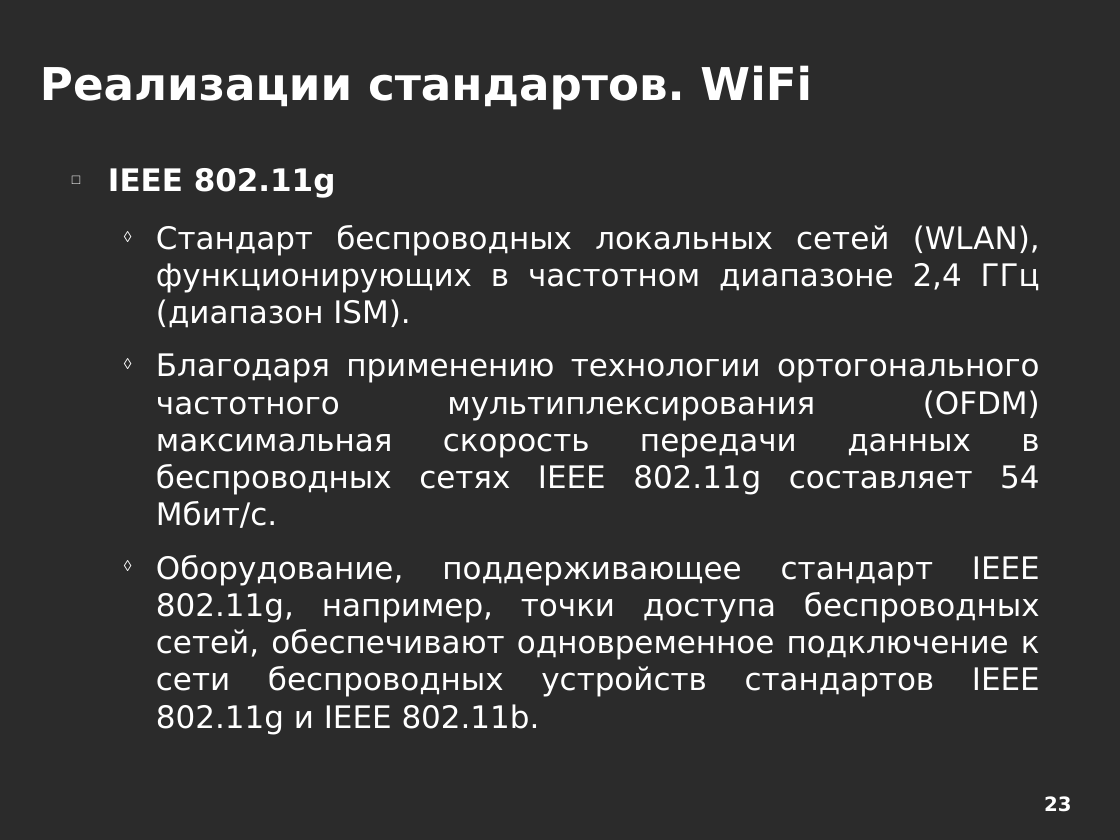
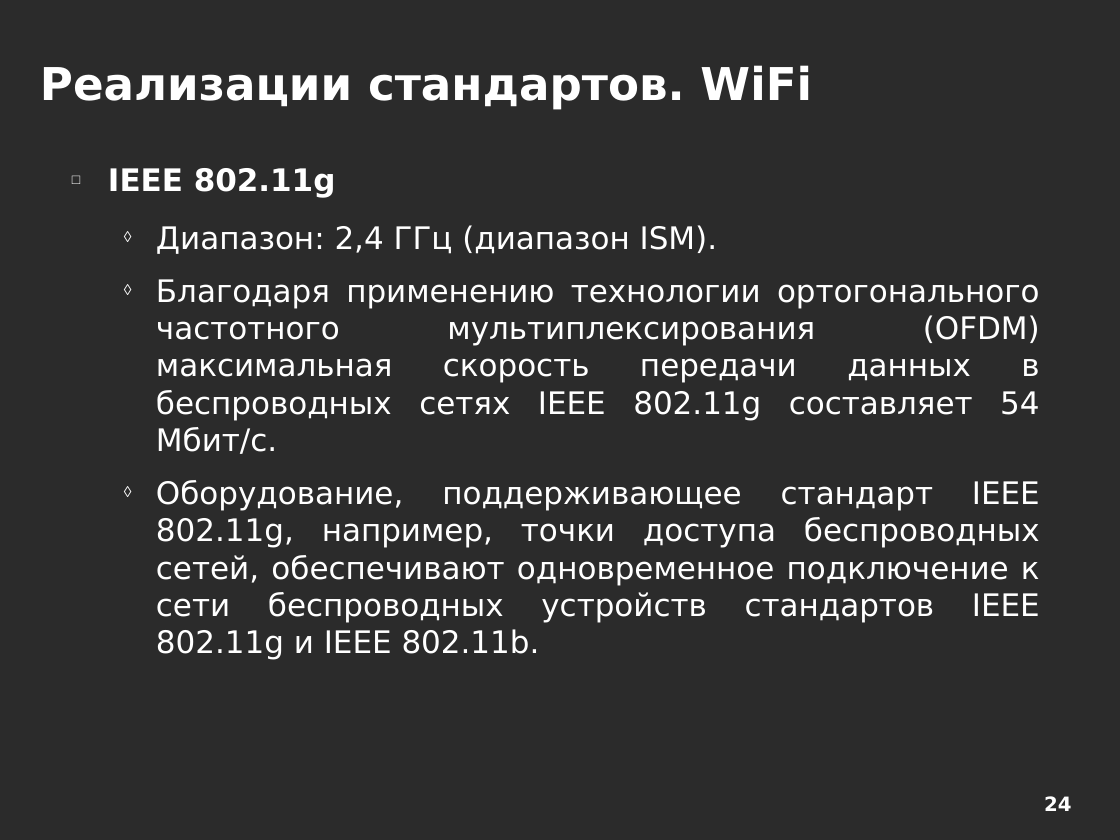
Before and after one commit to aeremenok/a-team-777, a slide deck: slide 24 of 10/smm/doc/eav_wireless.odp (slide 23 before the commit). Drawn at 1120x840 pixels with LibreOffice and Linux fonts; fonts in the diff are those of the drawing; background and template pictures are left out; a plain dark background stands for a picture behind light text. Boxes give left, top, right and bottom in pixels: in the first picture for what was removed or moved away, otherwise in the second. Text is boxed around its words. In the diff, an @@ line names an element or a change of style, - is before the commit and + after.

```diff
--- a/10/smm/doc/eav_wireless.odp
+++ b/10/smm/doc/eav_wireless.odp
@@ text at [156,225,717,254]: text changed @@
-  ◊ Стандарт беспроводных локальных сетей (WLAN), функционирующих в частотном диапазоне 2,4 ГГц (диапазон ISM).
+  ◊ Диапазон: 2,4 ГГц (диапазон ISM).
@@ page number at [1044,796,1071,811]: text changed @@
-23
+24
```
Also in this commit, not shown: 20 other slides changed, 3 slides added, 1 slide removed.
